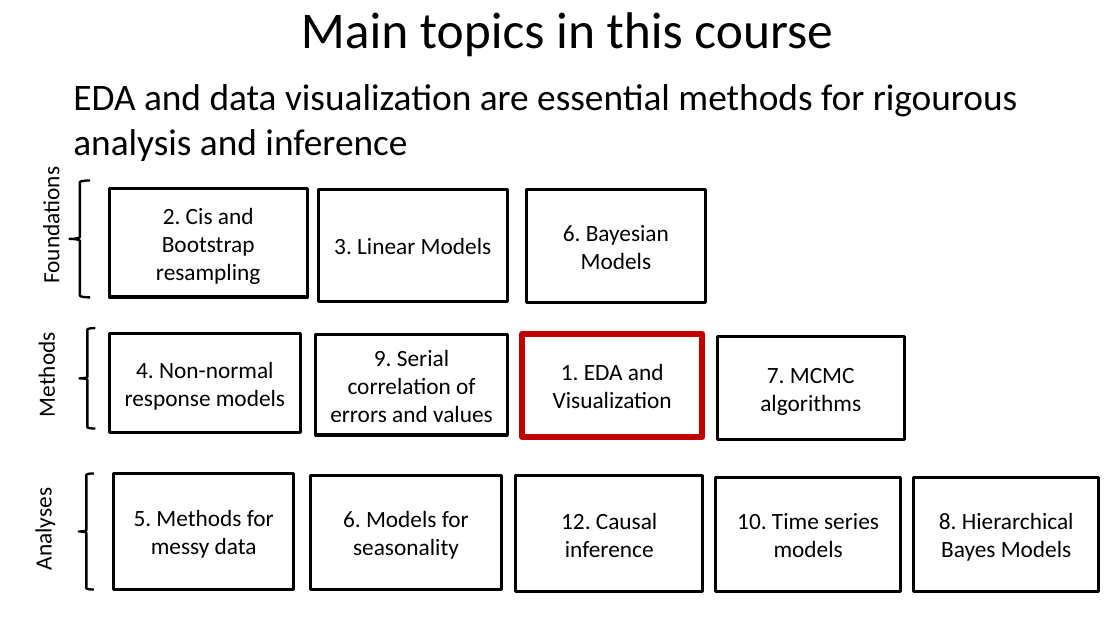
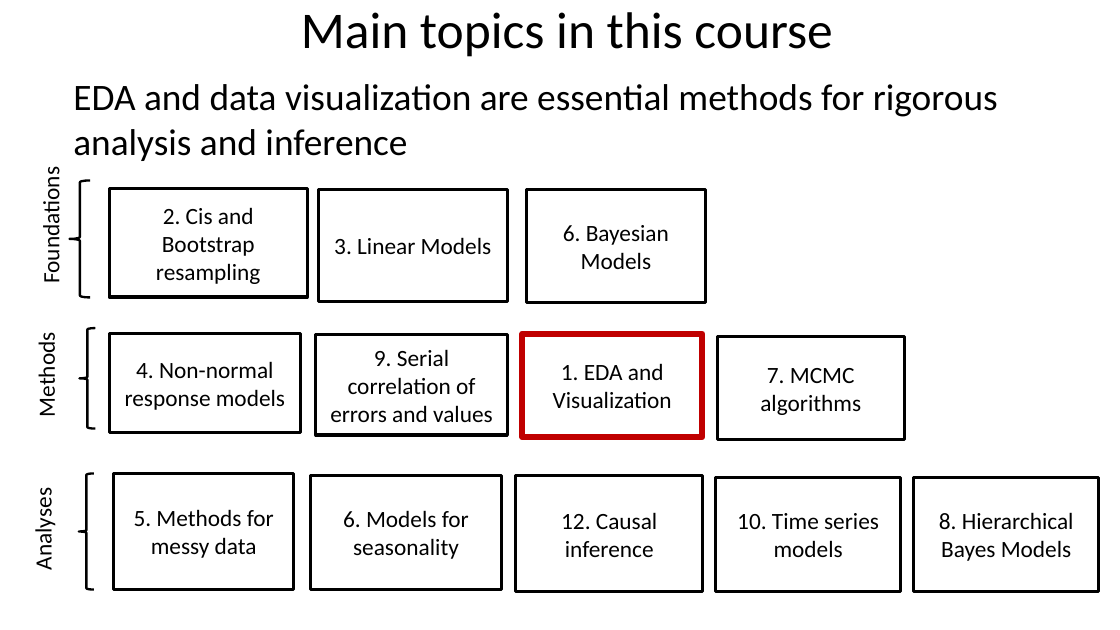
Before and after one commit to StephenElston/CSCI-E-83, a slide deck: slide 27 of LectureSlides/01_PreceptionForScientificVisualization.pptx. Drawn at 1120x630 pixels with LibreOffice and Linux fonts; fonts in the diff are those of the drawing. Boxes give left, top, right and bottom in pixels: in the first picture for what was removed or moved away, otherwise in the second. Text is boxed around its words. In the diff, an @@ line names an element or a change of style, - is before the commit and + after.

```diff
--- a/LectureSlides/01_PreceptionForScientificVisualization.pptx
+++ b/LectureSlides/01_PreceptionForScientificVisualization.pptx
@@ text at box(73, 84, 998, 161): text changed @@
-EDA and data visualization are essential methods for rigourous analysis and inference
+EDA and data visualization are essential methods for rigorous analysis and inference
```
Also in this commit, not shown: 3 other slides changed, 6 slides added.
